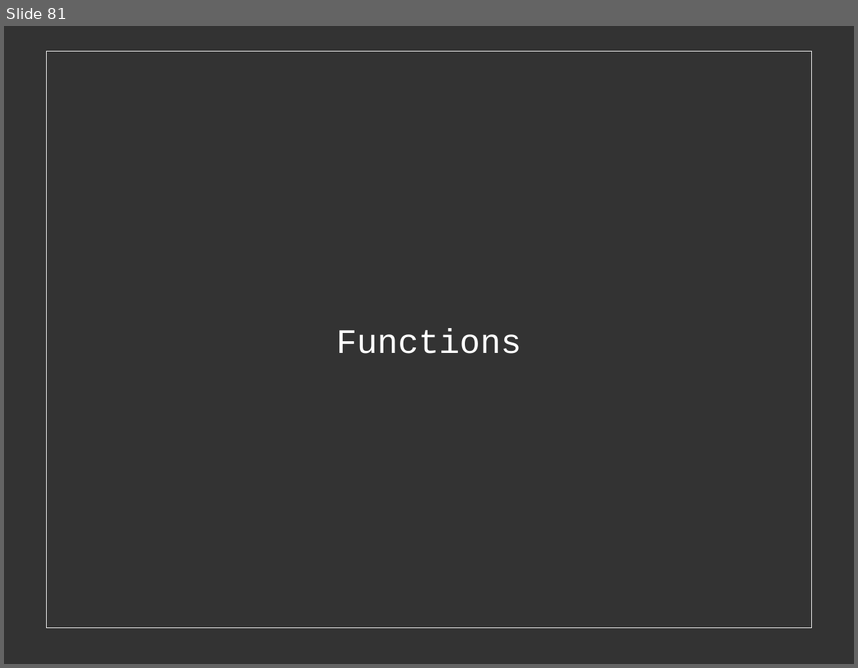
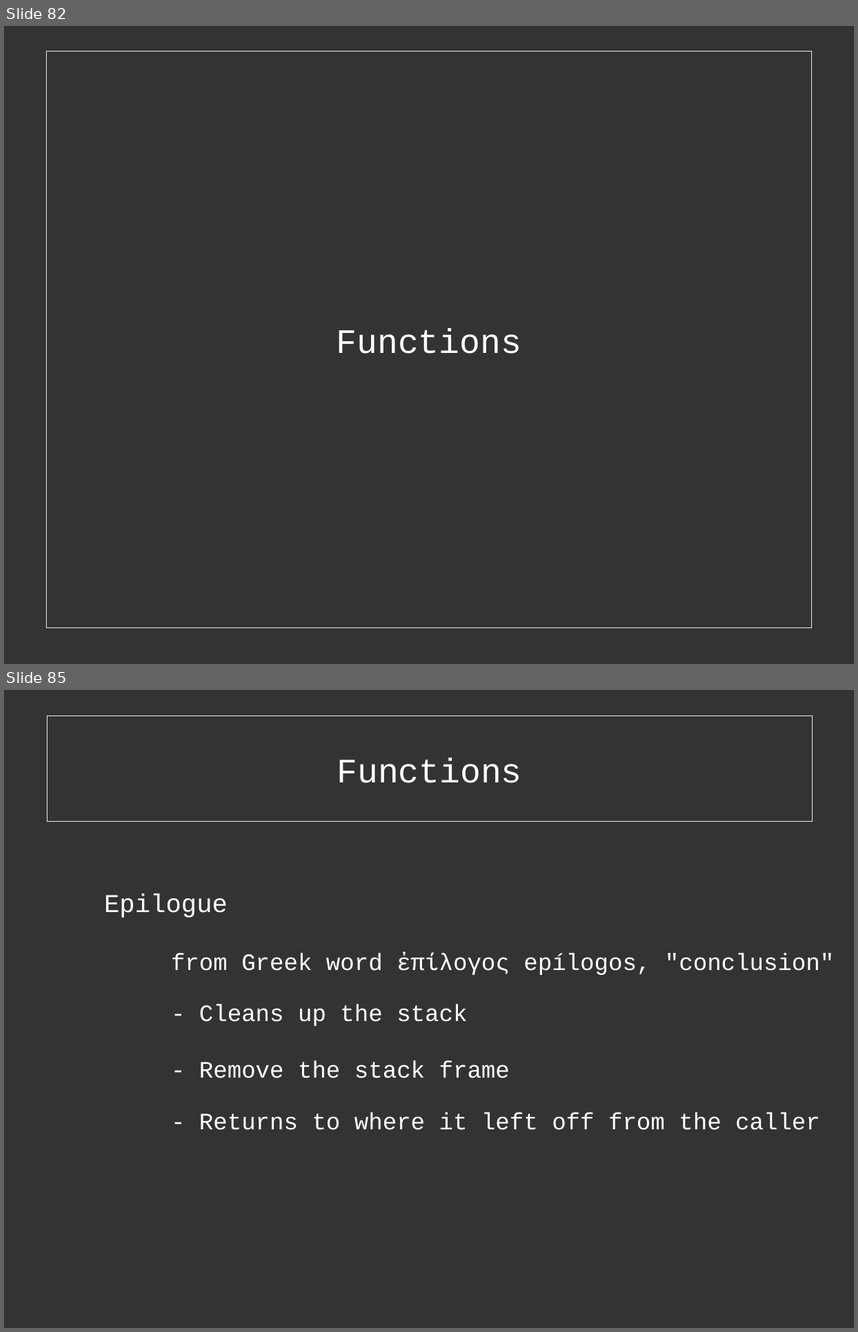
Before and after one commit to cExplr/Reversing_Basics, a slide deck: reversingBasics.odp. Shown one above the other, each under a label of ours: slide 81 before the commit, slides 82 and 85 after it; the slides between them are not shown. The pictures are 858x668 and 858x1332 pixels, drawn with LibreOffice and Linux fonts; fonts in the diff are those of the drawing. Boxes give left, top, right and bottom in pixels: in the first picture for what was removed or moved away, otherwise in the second. Text is boxed around its words. In the diff, an @@ line names an element or a change of style, - is before the commit and + after.

Commit message:
Updated slides to include epilogue

```diff
--- a/reversingBasics.odp
+++ b/reversingBasics.odp
@@ slide 85 added at (x1=4, y1=690, x2=854, y2=1328), background #333333 @@
@@ rectangle added at (x1=47, y1=716, x2=813, y2=822), fill #333333 at 40% opacity, outline #EEEEEE 0 pt, 32 pt, text #FFFFFF @@
+Functions
@@ text added at (x1=104, y1=894, x2=228, y2=918), 24 pt, text #FFFFFF @@
+Epilogue
@@ text added at (x1=171, y1=953, x2=834, y2=1130), 22 pt, text #FFFFFF @@
+from Greek word ἐπίλογος epílogos, "conclusion"
+- Cleans up the stack
+- Remove the stack frame
+- Returns to where it left off from the caller
@@ what was slide 81 is now slide 82 @@
```
Also in this commit, not shown: 9 slides changed, 13 other slides added, 5 other files.
